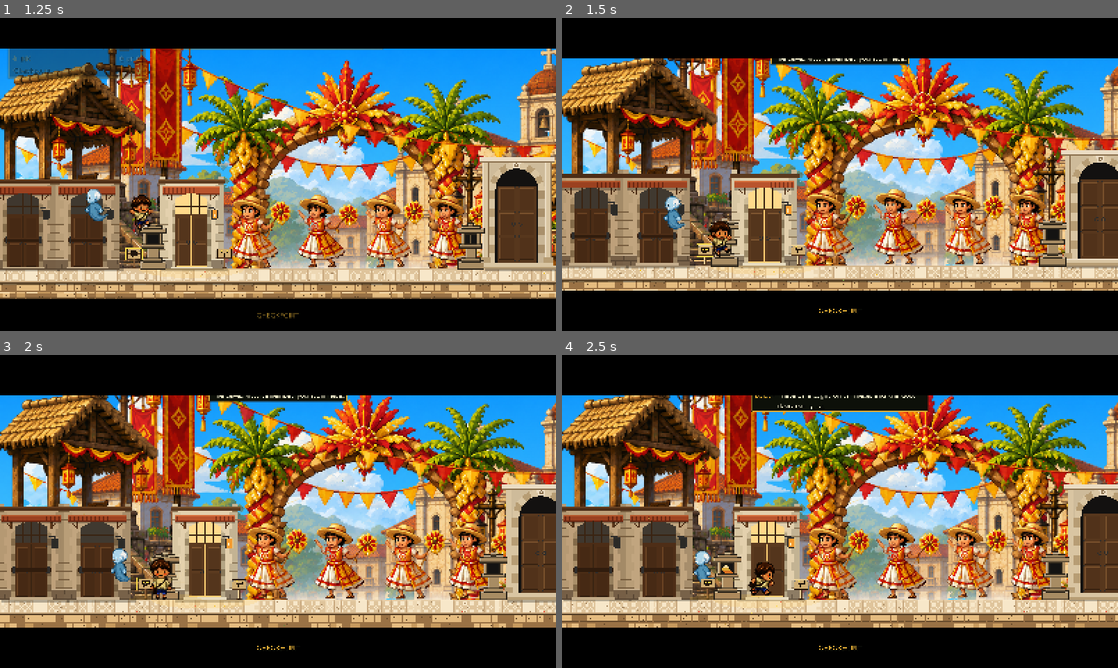
Above: before the commit, frames 1-4 (two rows, left to right).
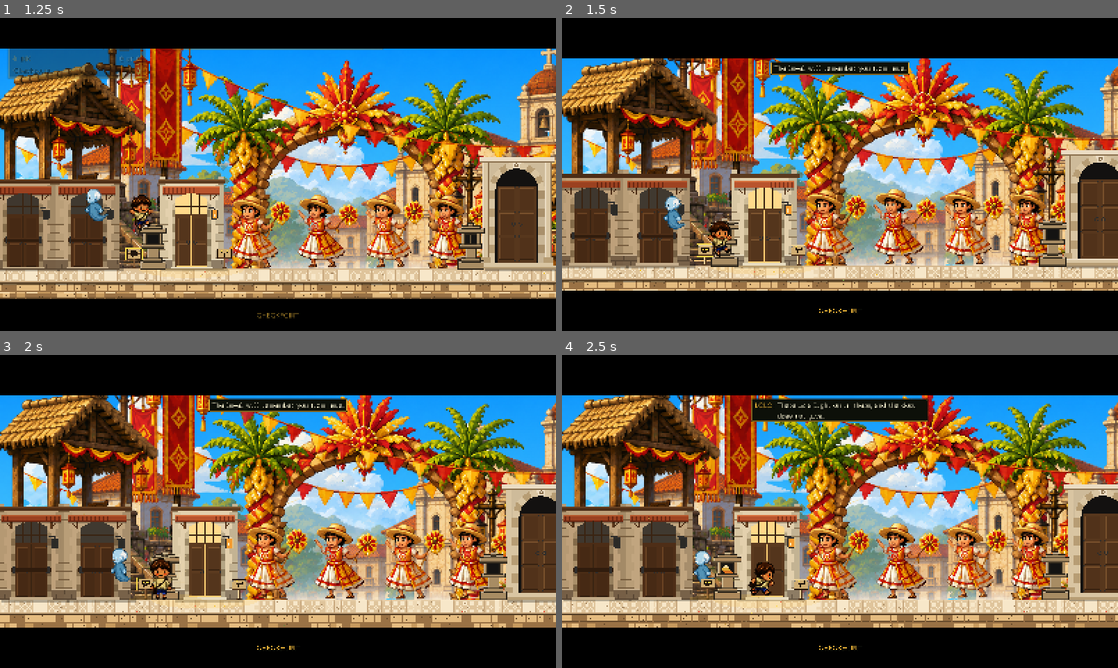
Above: after the commit, the same moments.

Repository: hyuuuan/OBRA
Game: Godot game, scene res://level_2.tscn
Same seed, same stepped clock (60 frames per second), same inputs: the game is played once before the commit and once after it. This scene is started directly instead of the project's main scene.
Inputs (mouse positions are in pixels of both pictures, inside the frame that each line leads up to):
- Up to frame 1 (1.25 s): tap Enter (ui_accept) at 0.5 s; move the mouse to (400, 158) at 0.52 s; hold D (move_right) from 0.53 s (still down); hold E (interact) from 0.53 s (still down); click (400, 158) at 0.67 s; tap Space (jump) at 0.77, 1.07 s
- Up to frame 2 (1.5 s): release D (move_right) at 1.25 s; release E (interact) at 1.25 s; drag from (728, 190) to (801, 243) at 1.27 s
- Up to frame 3 (2 s): no input
- Up to frame 4 (2.5 s): move the mouse to (895, 442) at 2.02 s; hold D (move_right) from 2.03 s (still down); hold Q (revert_form) from 2.03 s (still down)

Frame 1 is identical in both runs. In frame 2, 1.2% of the frame differs, in the area x 37-63%, y 12-19%; in frame 3, 1.2%; in frame 4, 1.8%, in the area x 34-66%, y 12-22%.

Commit message:
The checkpoint line was printed under the letterbox
The cinematic bars come in over the top thirteenth of the screen at
every checkpoint and every arrival, and the hint that goes with a
checkpoint -- "The level will remember you from here." -- sat inside that
band with only its lower half showing. The HUD fades out for the bars;
the hint bar lives on the dialogue layer and does not, so it was being
sliced exactly the way the ink plate used to be.

While the curtain is in, the bar rests just under the top bar, and goes
back under the badge when the bars leave. The popup probe closes the
letterbox under a live hint and measures both positions.

Diff:
--- a/game/scripts/hint_bar.gd
+++ b/game/scripts/hint_bar.gd
@@ -75,6 +75,8 @@
 ## already started. The bar went blank holding a live hint. That pair happens on any beat
 ## that carries story and advice together, which at Ang Dayami is every beat.
 var _fade: Tween
+## How far down the letterbox reaches right now, in screen units. See set_curtain.
+var _curtain := 0.0
 
 
 func _init() -> void:
@@ -285,8 +287,8 @@
 		# of the frame -- the band the player is deliberately not looking at while judging a
 		# jump -- a fade is easy to miss entirely. Eight pixels of travel out of the top edge
 		# is what makes it register as something that just appeared.
-		_panel.position.y = TOP - 8.0
-		appear.tween_property(_panel, "position:y", TOP, 0.18) \
+		_panel.position.y = _rest_y() - 8.0
+		appear.tween_property(_panel, "position:y", _rest_y(), 0.18) \
 			.set_trans(Tween.TRANS_CUBIC).set_ease(Tween.EASE_OUT)
 		_fade = appear
 	_relayout()
@@ -459,4 +461,20 @@
 	# snap the panel to its resting place on the first frame of every appearance.
 	_panel.position.x = floorf((view.x - wanted.x) * 0.5)
 	if _fade == null or not _fade.is_valid():
-		_panel.position.y = TOP
+		_panel.position.y = _rest_y()
+
+
+## ⚠ THE LETTERBOX COVERS WHERE THIS SITS. The bars come in over the top thirteenth of the
+## screen for every checkpoint and every arrival, and the line that goes with a checkpoint --
+## "The level will remember you from here." -- was printed under the top bar with its lower
+## half showing. The HUD above it fades out for the bars and this does not, so the room is
+## there: while the curtain is in, the bar rests just under it.
+func set_curtain(closed: float) -> void:
+	_curtain = floorf(get_viewport_rect().size.y * CinematicBars.BAR_FRACTION
+		* clampf(closed, 0.0, 1.0))
+	if _fade == null or not _fade.is_valid():
+		_panel.position.y = _rest_y()
+
+
+func _rest_y() -> float:
+	return maxf(TOP, _curtain + 10.0) if _curtain > 0.0 else TOP
--- a/game/scripts/level_base.gd
+++ b/game/scripts/level_base.gd
@@ -2538,6 +2538,8 @@
 		var control := child as CanvasItem
 		if control != null:
 			control.modulate.a = alpha
+	if hint_bar != null:
+		hint_bar.set_curtain(closed)
 
 
 ## The drawing's clock moved. The HUD is the only thing that cares every frame; the level
--- a/game/tests/run_tutorial_popup_probe.gd
+++ b/game/tests/run_tutorial_popup_probe.gd
@@ -64,6 +64,7 @@
 	await _audit_a_callout_leaves_with_its_target()
 	_audit_the_canvas_is_explained()
 	await _audit_the_two_readings_are_explained()
+	await _audit_the_bar_clears_the_letterbox()
 
 	print("OBRA_TUTORIAL_POPUP_%s" % ("OK" if failures == 0 else "FAILED=%d" % failures))
 	quit(1 if failures > 0 else 0)
@@ -268,3 +269,28 @@
 		"taught" if tutorial.has_taught("sure") else "sure never fired")
 	_check(order == ["clock", "sure"], "and they arrive in that order",
 		", ".join(order) if not order.is_empty() else "neither fired")
+
+
+## ⚠ THE CHECKPOINT LINE WAS PRINTED UNDER THE LETTERBOX. The bars come in over the top
+## thirteenth of the screen at every checkpoint, and the hint that goes with one sat inside
+## that band with its lower half showing. With the curtain in, the bar has to rest below it.
+func _audit_the_bar_clears_the_letterbox() -> void:
+	var bar := level.get("hint_bar") as HintBar
+	var bars := level.get("cinematic") as CinematicBars
+	if bar == null or bars == null:
+		_check(false, "the level has a hint bar and a letterbox", "-")
+		return
+	bars.close("")
+	await _wait(0.6)
+	bar.show_hint("The level will remember you from here.", "", 4.0)
+	await _wait(0.5)
+	var panel := bar.get_node("Panel") as Control
+	var depth := level.get_viewport().get_visible_rect().size.y * CinematicBars.BAR_FRACTION
+	_check(panel.global_position.y >= depth,
+		"a hint during the letterbox sits below the top bar",
+		"panel top %d, bar bottom %d" % [int(panel.global_position.y), int(depth)])
+	bars.open()
+	await _wait(0.6)
+	_check(is_equal_approx(panel.global_position.y, HintBar.TOP),
+		"and goes back under the badge when the bars leave",
+		"panel top %d" % int(panel.global_position.y))
